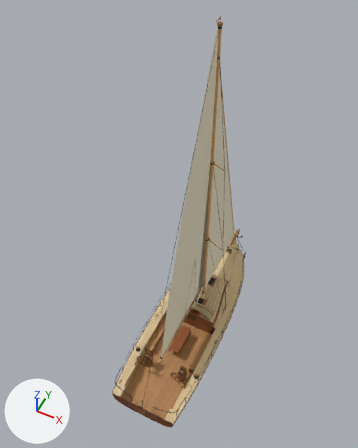
Two versions of the glTF model art/boats/yacht.glb, one commit apart.
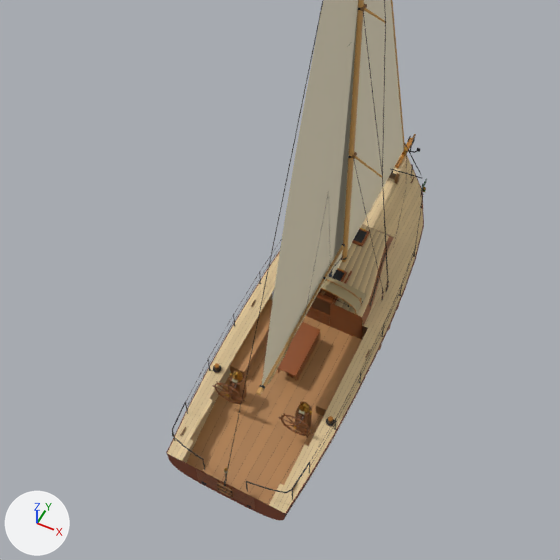
Each version appears first whole from a 50 mm camera at (5.93, -13.55, 25.37) aimed at (-1.02, 0.35, 8.0), and next in a close-up on the part from 7% to 88% of the width and 36% to 100% of the height. The axes (+X, +Y, +Z) are drawn at lower left. The lights are the same throughout. The first two pictures are the older version. Where no turn or scale is listed for an object, it has been applied to the vertices. Vertices at exactly the same position are counted once.

Names of what the first close-up shows: 'boom', 'hull', 'jib', 'mast', 'sail' and 2 more.
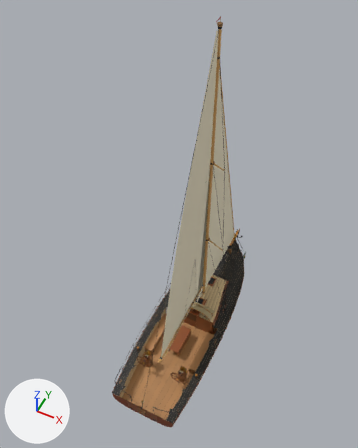
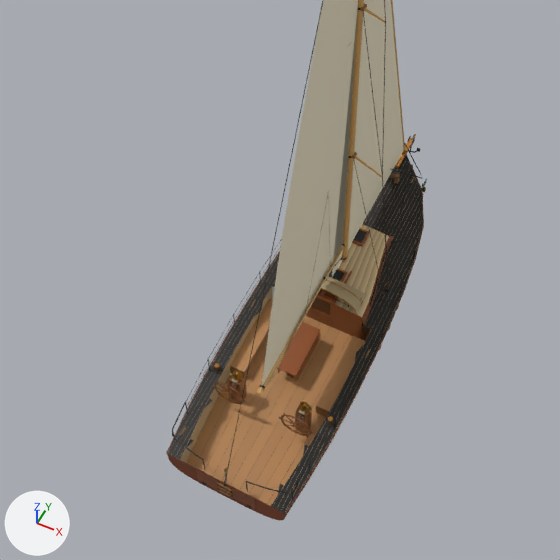
Pixel boxes (x1, y1, x2, y2) of what changed, in the close-ups (560 x 560 px; the box of a moved part takes in the faces that stretch with it):
part 1 of me_mesh_0, moved or reshaped: (179, 256, 387, 507) in both
part 2 of me_mesh_0, recoloured: (167, 156, 423, 513) in both

The change, as a diff of the scene's bpy script:
```diff
--- a/art/boats/yacht.glb.py
+++ b/art/boats/yacht.glb.py
@@ me_mesh_0 @@
 # used by ob_hull; location = (0.0, 0.0, 0.0)
-me_mesh_0.from_pydata(...)  # 9347 vertices, 16920 faces; spans x -2.02..2.02, y -5.84..7.05, z -0.45..2.2
+me_mesh_0.from_pydata(...)  # 9349 vertices, 16920 faces; spans x -2.02..2.02, y -5.84..7.05, z -0.45..2.2
+# me_mesh_0 part 1: 104 vertices moved within x -1.95..1.95, y -5.49..4.1, z 1.04..1.76; 36 vertices removed from x -1.49..1.49, y -5.78..-0.15, z 1.04..1.14; 38 vertices added at x -1.59..1.59, y -5.78..-0.15, z 1.04..1.14
+# me_mesh_0 part 2: 3345 kept faces spanning x -2.0..2.0, y -5.78..6.2, z 1.02..1.4 get new vertex colours
 me_mesh_0.materials.append(mat_copper)
```
